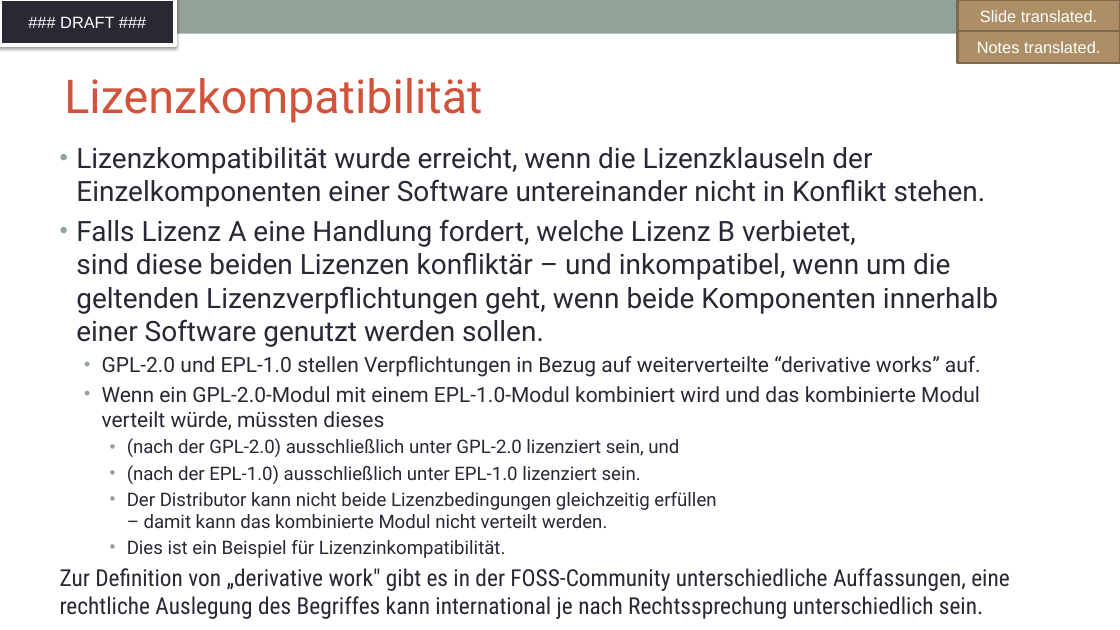
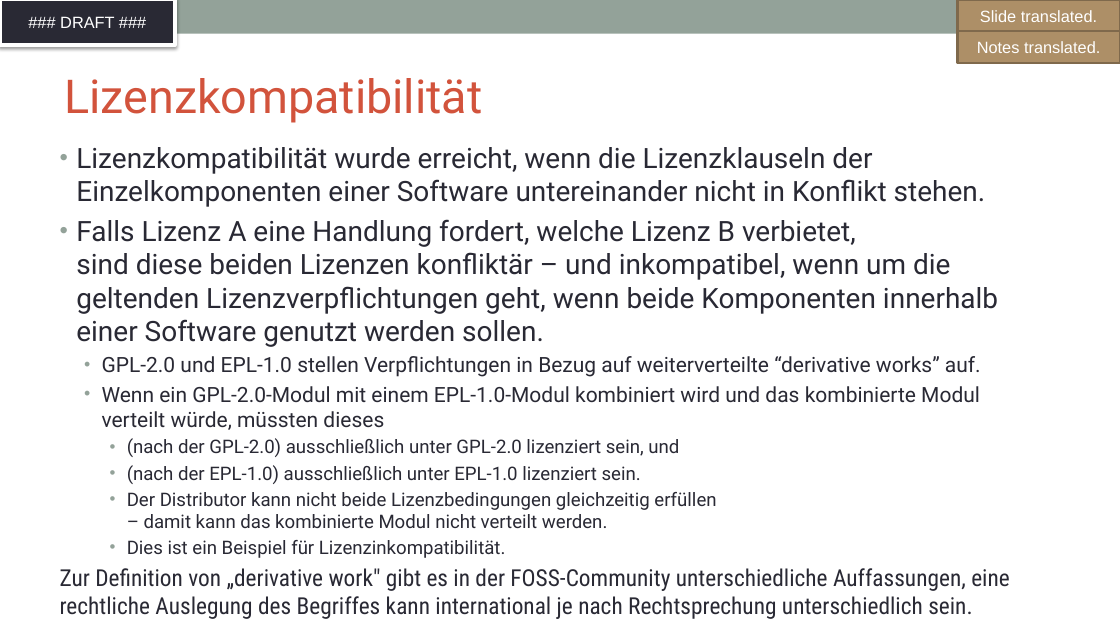
Before and after one commit to SThanheiser/curriculum, a slide deck: slide 21 of translation-DE/slides/DFT_openchain-curriculum-for-1-1_GER.pptx. Drawn at 1120x630 pixels with LibreOffice and Linux fonts; fonts in the diff are those of the drawing; background and template pictures are left out. Boxes give left, top, right and bottom in pixels: in the first picture for what was removed or moved away, otherwise in the second. Text is boxed around its words. In the diff, an @@ line names an element or a change of style, - is before the commit and + after.

```diff
--- a/translation-DE/slides/DFT_openchain-curriculum-for-1-1_GER.pptx
+++ b/translation-DE/slides/DFT_openchain-curriculum-for-1-1_GER.pptx
@@ text at (60, 568, 1010, 619): text changed @@
-Zur Definition von „derivative work" gibt es in der FOSS-Community unterschiedliche Auffassungen, eine rechtliche Auslegung des Begriffes kann international je nach Rechtssprechung unterschiedlich sein.
+Zur Definition von „derivative work" gibt es in der FOSS-Community unterschiedliche Auffassungen, eine rechtliche Auslegung des Begriffes kann international je nach Rechtsprechung unterschiedlich sein.
```
Also in this commit, not shown: 2 other slides changed, 3 slides added, 3 slides removed.
